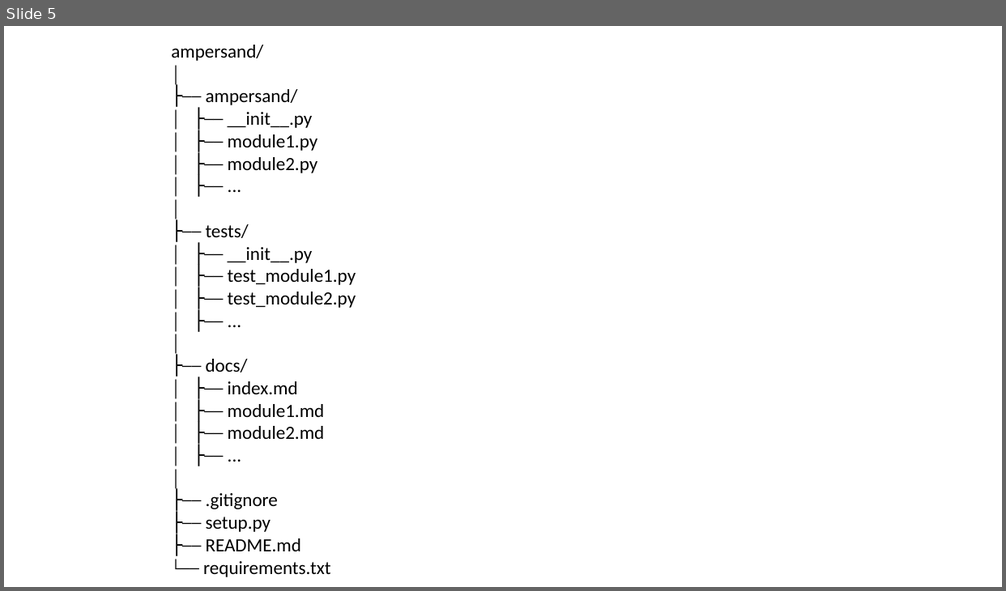
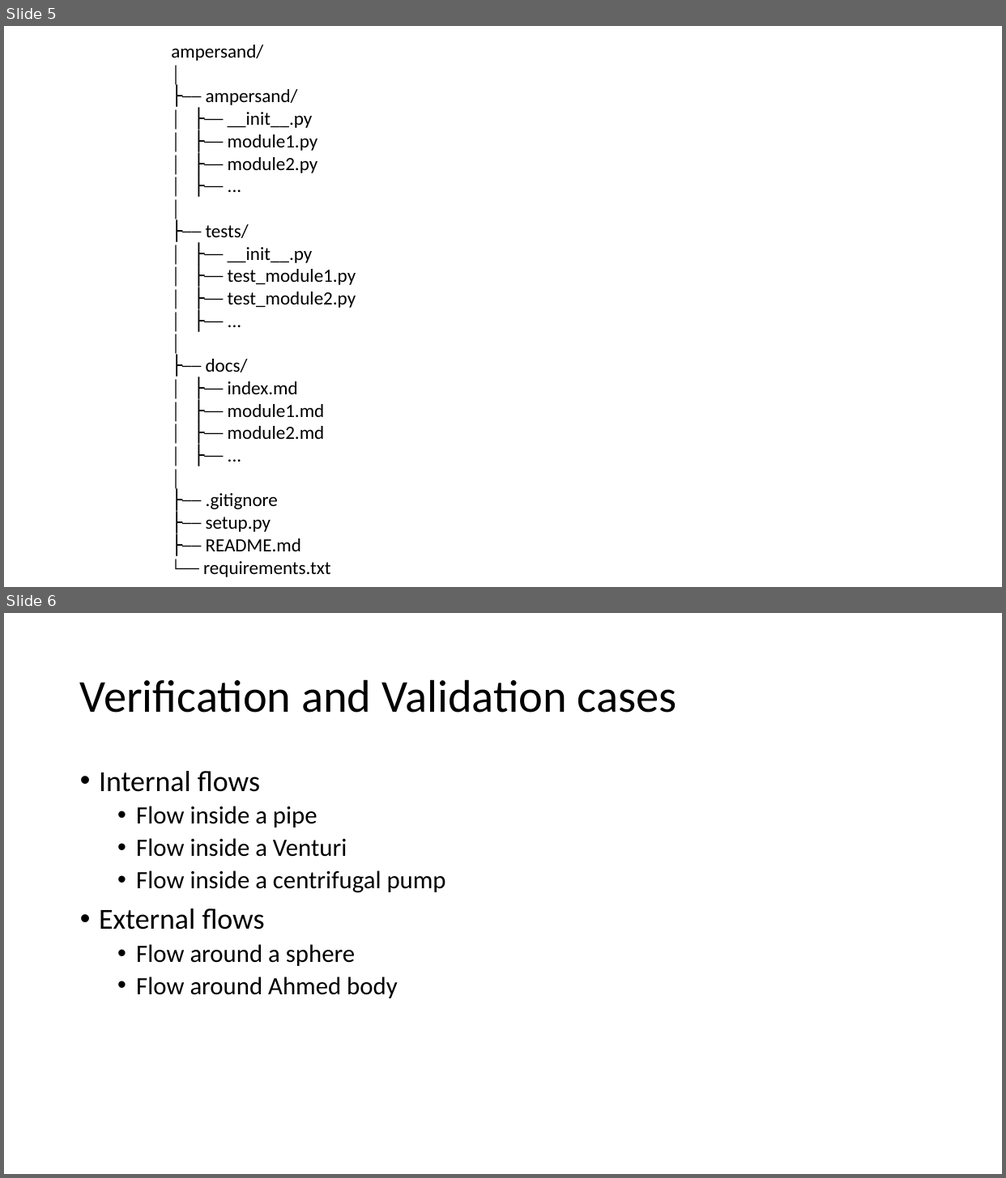
Before and after one commit to thawtar/ampersandCFD, a slide deck: ampersandCFD-software-development-notes.pptx. Shown one above the other, each under a label of ours: slide 5 before the commit, slides 5 and 6 after it. The pictures are 1006x591 and 1006x1178 pixels, drawn with LibreOffice and Linux fonts; fonts in the diff are those of the drawing. Boxes give left, top, right and bottom in pixels: in the first picture for what was removed or moved away, otherwise in the second. Text is boxed around its words. In the diff, an @@ line names an element or a change of style, - is before the commit and + after.

```diff
--- a/ampersandCFD-software-development-notes.pptx
+++ b/ampersandCFD-software-development-notes.pptx
@@ slide 6 added at bbox=[4, 613, 1002, 1174], background #FFFFFF @@
@@ title added at bbox=[80, 679, 677, 713], 44 pt, text #000000 @@
+Verification and Validation cases
@@ text added at bbox=[99, 771, 446, 999], 24 pt, text #000000 @@
+• Internal flows
+  • Flow inside a pipe
+  • Flow inside a Venturi
+  • Flow inside a centrifugal pump
+• External flows
+  • Flow around a sphere
+  • Flow around Ahmed body
```
Also in this commit, not shown: 1 slide changed, 1 other file.
